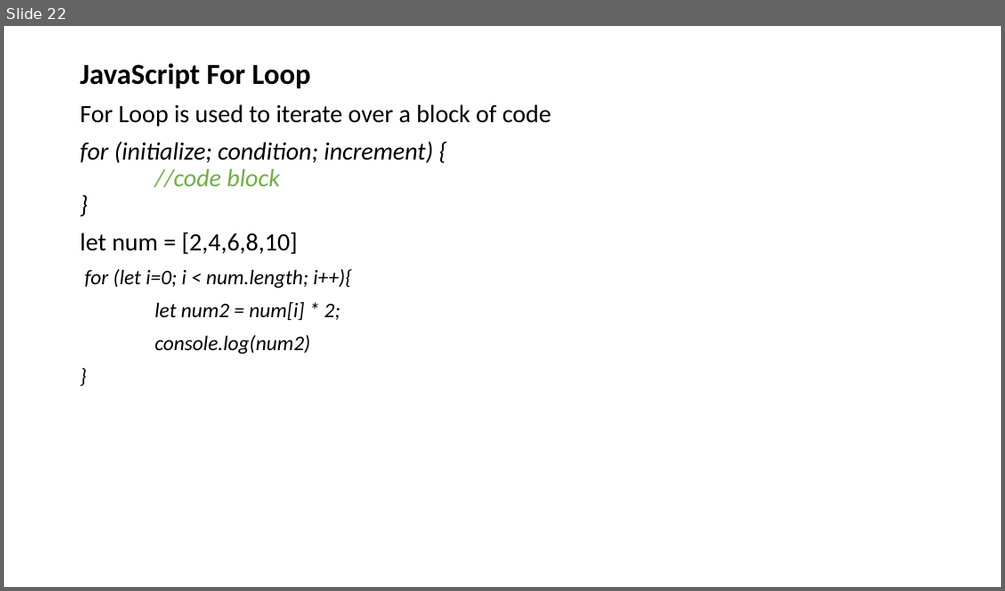
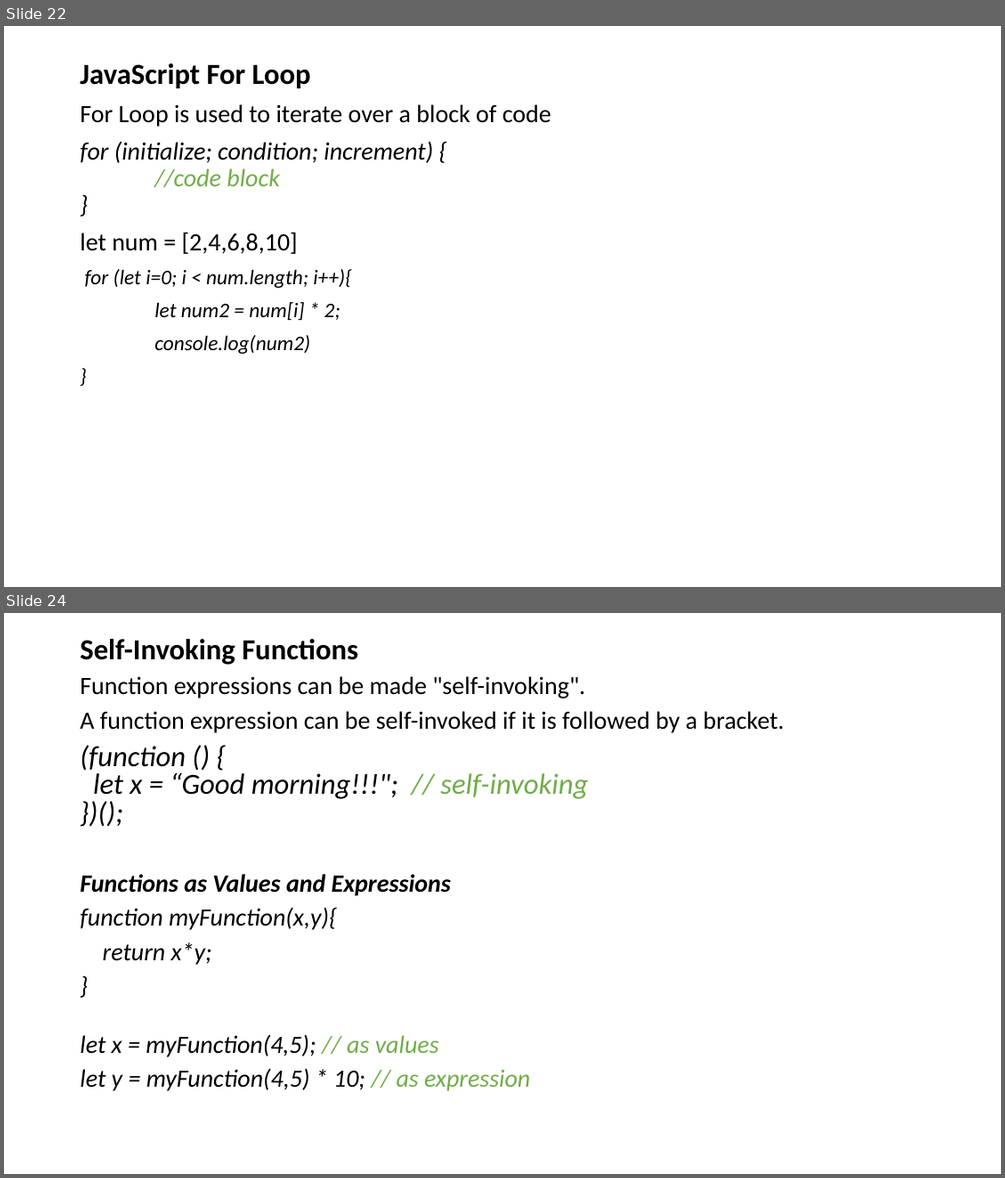
Before and after one commit to adeakinwe/AcademyFourPointZero, a slide deck: xx/lecture2/javascript/javascript.pptx. Shown one above the other, each under a label of ours: slide 22 before the commit, slides 22 and 24 after it; the slides between them are not shown. The pictures are 1005x591 and 1005x1178 pixels, drawn with LibreOffice and Linux fonts; fonts in the diff are those of the drawing. Boxes give left, top, right and bottom in pixels: in the first picture for what was removed or moved away, otherwise in the second. Text is boxed around its words. In the diff, an @@ line names an element or a change of style, - is before the commit and + after.

Commit message:
function

```diff
--- a/xx/lecture2/javascript/javascript.pptx
+++ b/xx/lecture2/javascript/javascript.pptx
@@ slide 24 added at <box>4,613,1001,1174</box>, background #FFFFFF @@
@@ text added at <box>80,639,784,1091</box>, 24 pt, text #000000, italic @@
+Self-Invoking Functions
+Function expressions can be made "self-invoking".
+A function expression can be self-invoked if it is followed by a bracket.
+(function () {
+let x = “Good morning!!!"; // self-invoking
+})();
+Functions as Values and Expressions
+function myFunction(x,y){
+return x*y;
+}
+let x = myFunction(4,5); // as values
+let y = myFunction(4,5) * 10; // as expression
```
Also in this commit, not shown: 3 other slides added, 1 other file.
